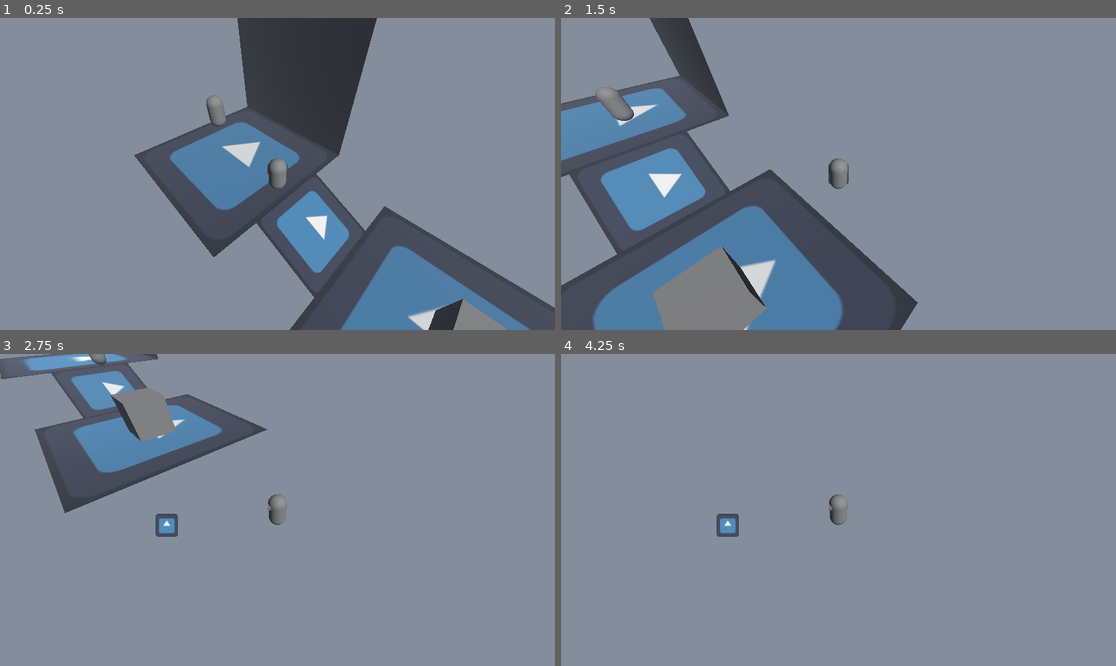
Above: before the commit, frames 1-4 (two rows, left to right).
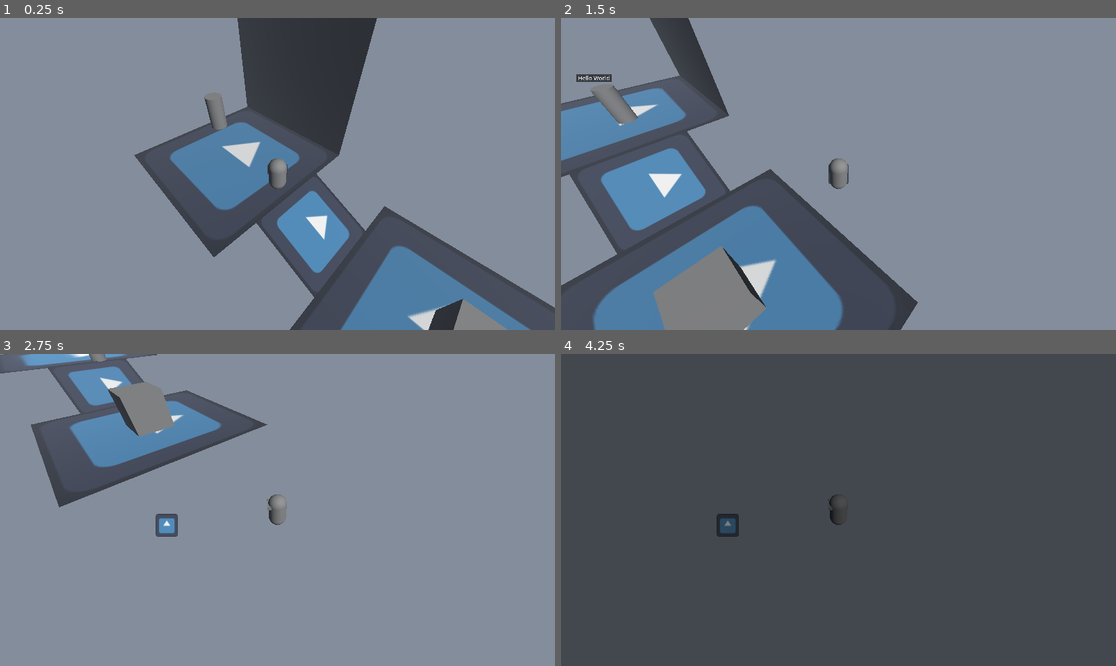
Above: after the commit, the same moments.

Repository: k7x1e/samsara-game
Game: Godot game, scene res://Scenes/Game.tscn
Same seed, same stepped clock (60 frames per second), same inputs: the game is played once before the commit and once after it. The project has no main scene, so this scene is started directly. The engine's default icon, where the game draws it, is replaced by a stand-in: a white triangle on a blue panel in a dark square.
Inputs (mouse positions are in pixels of both pictures, inside the frame that each line leads up to):
- Up to frame 1 (0.25 s): no input
- Up to frame 2 (1.5 s): tap Enter (ui_accept) at 0.5, 0.77 s; move the mouse to (960, 158) at 0.52 s; hold D (right) 0.53-1.28 s; move the mouse to (727, 189) at 1.27 s; hold S (down) from 1.28 s (still down)
- Up to frame 3 (2.75 s): tap Enter (ui_accept) at 1.52 s; move the mouse to (333, 441) at 2.02 s; release S (down) at 2.03 s; hold D (right) from 2.03 s (still down)
- Up to frame 4 (4.25 s): move the mouse to (810, 572) at 2.77 s; release D (right) at 2.78 s; hold W (up) 2.78-3.53 s; tap Enter (ui_accept) at 3.02, 3.5, 3.77 s; move the mouse to (1005, 556) at 3.52 s; hold A (left) from 3.53 s (still down); tap Middle mouse button (menu, bound only after the commit) at 4.15 s

The runs differ from the first frame. In frame 1, 0.1% of the frame differs, in the area x 24-100%, y 1-100%; in frame 2, 0.3%; in frame 3, 3.5%; in frame 4, 100%, in the area x 0-100%, y 0-100%.

Commit message:
added basic ability for NPCs to speak among other small tweaks

Diff:
--- a/Scenes/Game.tscn
+++ b/Scenes/Game.tscn
@@ -1,8 +1,11 @@
 [gd_scene format=3 uid="uid://c7loruht48vqs"]
 
 [ext_resource type="Texture2D" uid="uid://b8iv4i2fey054" path="res://icon.svg" id="1_iukft"]
+[ext_resource type="Script" uid="uid://brkcfwu3ix8u6" path="res://Scripts/Root.gd" id="1_kldst"]
 [ext_resource type="PackedScene" uid="uid://ccs47wlxaacj4" path="res://Scenes/Player.tscn" id="2_gl6un"]
 [ext_resource type="PackedScene" uid="uid://wggca4kc4v15" path="res://Scenes/actor.tscn" id="3_j5yw3"]
+[ext_resource type="Script" uid="uid://dhut73dh0ov62" path="res://Scripts/menu.gd" id="5_b2bpf"]
+[ext_resource type="Texture2D" uid="uid://bsajubq81b2qs" path="res://Textures/black.png" id="6_7lihs"]
 
 [sub_resource type="NavigationMesh" id="NavigationMesh_j5yw3"]
 vertices = PackedVector3Array(9.23, -2.6525652, -1.5099695, 9.309999, -2.6525652, -1.5099695, 9.309999, -2.6525652, -4. …(1676 unchanged characters)…
@@ -15,7 +18,7 @@
 [sub_resource type="PlaneMesh" id="PlaneMesh_kldst"]
 
 [sub_resource type="BoxShape3D" id="BoxShape3D_iukft"]
-size = Vector3(10, 0.5, 10)
+size = Vector3(9.761597, 0.5, 10)
 
 [sub_resource type="PlaneMesh" id="PlaneMesh_gl6un"]
 size = Vector2(1, 1)
@@ -28,10 +31,36 @@
 [sub_resource type="BoxShape3D" id="BoxShape3D_kldst"]
 
 [node name="Root" type="Node3D" unique_id=1717732160]
+process_mode = 3
+script = ExtResource("1_kldst")
 
-[node name="World" type="Node3D" parent="." unique_id=111126419]
+[node name="Menu" type="CanvasLayer" parent="." unique_id=1348151749]
+follow_viewport_enabled = true
+script = ExtResource("5_b2bpf")
+
+[node name="Menu" type="Control" parent="Menu" unique_id=1470952689]
+process_mode = 3
+layout_mode = 3
+anchors_preset = 15
+anchor_right = 1.0
+anchor_bottom = 1.0
+grow_horizontal = 2
+grow_vertical = 2
+
+[node name="TextureRect" type="TextureRect" parent="Menu/Menu" unique_id=980361450]
+modulate = Color(1, 1, 1, 0.49019608)
+layout_mode = 1
+anchors_preset = 15
+anchor_right = 1.0
+anchor_bottom = 1.0
+grow_horizontal = 2
+grow_vertical = 2
+texture = ExtResource("6_7lihs")
+
+[node name="World" type="Node3D" parent="." unique_id=111126419 groups=["Pausable"]]
 
 [node name="NavigationRegion3D" type="NavigationRegion3D" parent="World" unique_id=1724295944]
+transform = Transform3D(1, 0, 0, 0, 1, 0, 0, 0, 1, 0.0005671978, 0.00884819, -0.004940033)
 navigation_mesh = SubResource("NavigationMesh_j5yw3")
 
 [node name="StaticBody3D" type="StaticBody3D" parent="World/NavigationRegion3D" unique_id=190387779]
@@ -43,7 +72,7 @@
 mesh = SubResource("PlaneMesh_kldst")
 
 [node name="CollisionShape3D" type="CollisionShape3D" parent="World/NavigationRegion3D/StaticBody3D" unique_id=418660648]
-transform = Transform3D(1, 0, 0, 0, 1, 0, 0, 0, 1, 0, -0.24996948, 0)
+transform = Transform3D(1, 0, 0, 0, 1, 0, 0, 0, 1, -0.11920166, -0.24996948, 0)
 shape = SubResource("BoxShape3D_iukft")
 
 [node name="StaticBody3D4" type="StaticBody3D" parent="World/NavigationRegion3D" unique_id=998431398]
@@ -94,13 +123,13 @@
 [node name="DirectionalLight3D" type="DirectionalLight3D" parent="World" unique_id=771011730]
 transform = Transform3D(-4.371139e-08, -0.70710677, 0.70710677, 0, 0.7071068, 0.7071068, -1.0000001, 3.090862e-08, -3.090862e-08, 9, 11, 23)
 
-[node name="Player" parent="." unique_id=1215905502 instance=ExtResource("2_gl6un")]
+[node name="Player" parent="." unique_id=1215905502 groups=["Pausable"] instance=ExtResource("2_gl6un")]
 transform = Transform3D(0.7071067, 0, 0.7071067, 0, 1, 0, -0.7071067, 0, 0.7071067, 0, 0, 0)
 
 [node name="Follower1" type="Node3D" parent="Player/Rotation" parent_id_path=PackedInt32Array(1215905502, 415138007) index="2" unique_id=727226637]
 transform = Transform3D(1, 0, 0, 0, 1, 0, 0, 0, 1, 0, 0, 2)
 
-[node name="Actor" parent="." unique_id=1866149922 instance=ExtResource("3_j5yw3")]
+[node name="Actor" parent="." unique_id=1866149922 groups=["Pausable"] instance=ExtResource("3_j5yw3")]
 transform = Transform3D(1, 0, 0, 0, 1, 0, 0, 0, 1, -5.4541354, 2, 0)
 
 [editable path="Player"]
--- a/Scenes/PlaceholderModel.tscn
+++ b/Scenes/PlaceholderModel.tscn
@@ -1,6 +1,6 @@
 [gd_scene format=3 uid="uid://bkimo22crvjn5"]
 
-[sub_resource type="CapsuleMesh" id="CapsuleMesh_lfvdv"]
+[sub_resource type="CylinderMesh" id="CylinderMesh_wsunn"]
 
 [node name="Model" type="MeshInstance3D" unique_id=1429497101]
-mesh = SubResource("CapsuleMesh_lfvdv")
+mesh = SubResource("CylinderMesh_wsunn")
--- a/Scenes/actor.tscn
+++ b/Scenes/actor.tscn
@@ -28,9 +28,9 @@
 
 [node name="Visual" type="Node3D" parent="." unique_id=1983415667]
 
-[node name="Collision" type="CollisionShape3D" parent="." unique_id=357067896]
-shape = SubResource("CapsuleShape3D_7ei5c")
-
 [node name="Nav" type="NavigationAgent3D" parent="." unique_id=87223851]
 avoidance_enabled = true
 radius = 1.0
+
+[node name="Collision" type="CollisionShape3D" parent="." unique_id=1180956514]
+shape = SubResource("CapsuleShape3D_7ei5c")
--- /dev/null
+++ b/Scenes/billboard.tscn
@@ -0,0 +1,46 @@
+[gd_scene format=3 uid="uid://dbhtmjtvoohhi"]
+
+[ext_resource type="Script" uid="uid://dvhlvrgx56mc5" path="res://Scripts/billboard.gd" id="1_dwpb4"]
+
+[sub_resource type="ViewportTexture" id="ViewportTexture_dwpb4"]
+viewport_path = NodePath("SubViewport")
+
+[sub_resource type="StyleBoxFlat" id="StyleBoxFlat_fgofq"]
+bg_color = Color(0, 0, 0, 1)
+border_width_left = 10
+border_width_right = 10
+border_color = Color(0, 0, 0, 1)
+
+[node name="billboard" type="Node3D" unique_id=1199928384]
+script = ExtResource("1_dwpb4")
+billboardtext = "I am an npc bro"
+
+[node name="Sprite3D" type="Sprite3D" parent="." unique_id=928405031]
+billboard = 1
+texture = SubResource("ViewportTexture_dwpb4")
+
+[node name="SubViewport" type="SubViewport" parent="." unique_id=1884092643]
+transparent_bg = true
+size = Vector2i(512, 50)
+
+[node name="CanvasLayer" type="CanvasLayer" parent="SubViewport" unique_id=1910178090]
+
+[node name="CenterContainer" type="CenterContainer" parent="SubViewport/CanvasLayer" unique_id=612352579]
+anchors_preset = 15
+anchor_right = 1.0
+anchor_bottom = 1.0
+grow_horizontal = 2
+grow_vertical = 2
+
+[node name="RichTextLabel" type="RichTextLabel" parent="SubViewport/CanvasLayer/CenterContainer" unique_id=786642556]
+layout_mode = 2
+size_flags_horizontal = 3
+theme_override_font_sizes/normal_font_size = 30
+theme_override_font_sizes/bold_font_size = 30
+theme_override_styles/normal = SubResource("StyleBoxFlat_fgofq")
+bbcode_enabled = true
+text = "Placeholder"
+fit_content = true
+scroll_active = false
+autowrap_mode = 0
+horizontal_alignment = 1
--- a/Scripts/ActorBaseClass.gd
+++ b/Scripts/ActorBaseClass.gd
@@ -27,17 +27,18 @@
 	#basically just stolen from dustrialis source code.
 	#if behaviour.nav.target_position:
 	tempPos = nav.get_next_path_position()
-	print("headed to ", tempPos)
+	#print("headed to ", tempPos)
 	var direction = position.direction_to(tempPos)
 	if direction:
-		print("i have motion")
+		#print("i have motion")
+		#oh my god nigga "i have motion"
 		velocity.x = direction.x * behaviour.speed
 		velocity.z = direction.z * behaviour.speed
 	else:
-		print("i have nowhere to go....")
+		#print("i have nowhere to go....")
 		velocity.x = move_toward(velocity.x, 0, deltaSHIT)
 		velocity.z = move_toward(velocity.z, 0, deltaSHIT)
-	print(direction, velocity)
+	#print(direction, velocity)
 	#functionality for the ability
 	move_and_slide()
 
--- a/Scripts/Classes/Behaviour/Follower.gd
+++ b/Scripts/Classes/Behaviour/Follower.gd
@@ -13,9 +13,13 @@
 
 	nav = actor.nav
 
+	await Engine.get_main_loop().create_timer(1.0).timeout
+
+	say("Hello World")
+
 func update():
 	#print("I am to chase", str(player.global_position))
 	var tempPosition = playerFollowerNode.global_position
-	tempPosition.y = actor.global_position.y
+	#tempPosition.y = actor.global_position.y
 	nav.target_position = tempPosition
 	actor.move()
--- a/Scripts/Classes/Behaviour/behaviour.gd
+++ b/Scripts/Classes/Behaviour/behaviour.gd
@@ -6,6 +6,8 @@
 @export var speed: float
 @export var actor: Variant
 
+@export var billboard: PackedScene = preload("res://Scenes/billboard.tscn")
+
 func damage(amt: float) -> bool: #return true if survived, if dead return false to let the actor kill itself.
 	if health - amt > 0:
 		health -= amt
@@ -13,6 +15,12 @@
 	else:
 		health = 0
 		return false
+
+func say(message: String):
+	var temp = billboard.instantiate()
+	actor.add_child(temp)
+	temp.billboardtext = message
+	temp.initialize()
 
 func death():
 	#here is where one would stick fancy death stuff, do whatever then send the destruction command.
--- /dev/null
+++ b/Scripts/Root.gd
@@ -0,0 +1,36 @@
+extends Node3D
+
+@onready var Menu = $Menu
+
+var toggled = false
+
+func _ready():
+	Menu.set_process(false)
+	Menu.hide()
+
+func _physics_process(delta: float) -> void:
+	if Input.is_action_just_pressed("menu"):
+		toggleMenu()
+
+func toggleMenu():
+	if !toggled:
+		Menu.set_process(true)
+		Menu.show()
+		Menu.activateMenu()
+		pause(true)
+	else:
+		Menu.hideMenu()
+		Menu.hide()
+		Menu.set_process(false)
+		pause(false)
+	toggled = !toggled
+
+#straight up stealing code from dustrialis, gng
+func pause(paused: bool):
+	var pausable = get_tree().get_nodes_in_group("Pausable")
+	if paused:
+		for object in pausable:
+			object.process_mode = Node.PROCESS_MODE_DISABLED
+	else:
+		for object in pausable:
+			object.process_mode = Node.PROCESS_MODE_INHERIT
--- /dev/null
+++ b/Scripts/billboard.gd
@@ -0,0 +1,13 @@
+extends Node3D
+
+@export var billboardtext: String = "Placeholder"
+@onready var textNode = $SubViewport/CanvasLayer/CenterContainer/RichTextLabel
+@export var duration: float = 3.0
+@export var yOffset: float = 1.5
+@onready var spriteNode = $Sprite3D
+
+func initialize():
+	spriteNode.position.y += yOffset
+	textNode.text = billboardtext
+	await Engine.get_main_loop().create_timer(duration).timeout
+	self.queue_free()
--- a/Scripts/devlog.gd
+++ b/Scripts/devlog.gd
@@ -21,3 +21,11 @@
 #got the most basic of NPC rigs active. Now i got to set up pathfinding so i can get some actual npc behaviours running
 #23:18
 #ive got the basic behaviour I.E most of the basic actor system down. I will now go to bed
+
+#25/08
+#08:58
+#today i shalt finish up the last of the actor system and begin work on the combat, inventory or ability systems.
+#12:53
+#scrap turn based were going full diabolo
+#18:42
+#finished ability for NPCs to speak, not the full dialogue system of course.
--- /dev/null
+++ b/Scripts/menu.gd
@@ -0,0 +1,8 @@
+extends CanvasLayer
+
+
+func activateMenu():
+	pass
+
+func hideMenu():
+	pass
--- a/Scripts/todo.gd
+++ b/Scripts/todo.gd
@@ -1,2 +1,2 @@
 #TODO:
-#
+#continue loving sol
--- a/project.godot
+++ b/project.godot
@@ -17,6 +17,10 @@
 [autoload]
 
 Globals="*uid://bvmx1pu32ivk1"
+
+[global_group]
+
+Pausable=""
 
 [input]
 
@@ -40,6 +44,12 @@
 "events": [Object(InputEventKey,"resource_local_to_scene":false,"resource_name":"","device":-1,"window_id":0,"alt_press …(192 unchanged characters)…
 ]
 }
+menu={
+"deadzone": 0.2,
+"events": [Object(InputEventMouseButton,"resource_local_to_scene":false,"resource_name":"","device":-1,"window_id":0,"alt_pressed":false,"shift_pressed":false,"ctrl_pressed":false,"meta_pressed":false,"button_mask":0,"position":Vector2(0, 0),"global_position":Vector2(0, 0),"factor":1.0,"button_index":3,"canceled":false,"pressed":false,"double_click":false,"script":null)
+, Object(InputEventKey,"resource_local_to_scene":false,"resource_name":"","device":-1,"window_id":0,"alt_pressed":false,"shift_pressed":false,"ctrl_pressed":false,"meta_pressed":false,"pressed":false,"keycode":0,"physical_keycode":69,"key_label":0,"unicode":101,"location":0,"echo":false,"script":null)
+]
+}
 
 [physics]
 
Not shown, added: Scripts/Root.gd.uid
Not shown, added: Scripts/billboard.gd.uid
Not shown, added: Scripts/menu.gd.uid
Binary file added: Textures/black.png
Not shown, added: Textures/black.png.import
